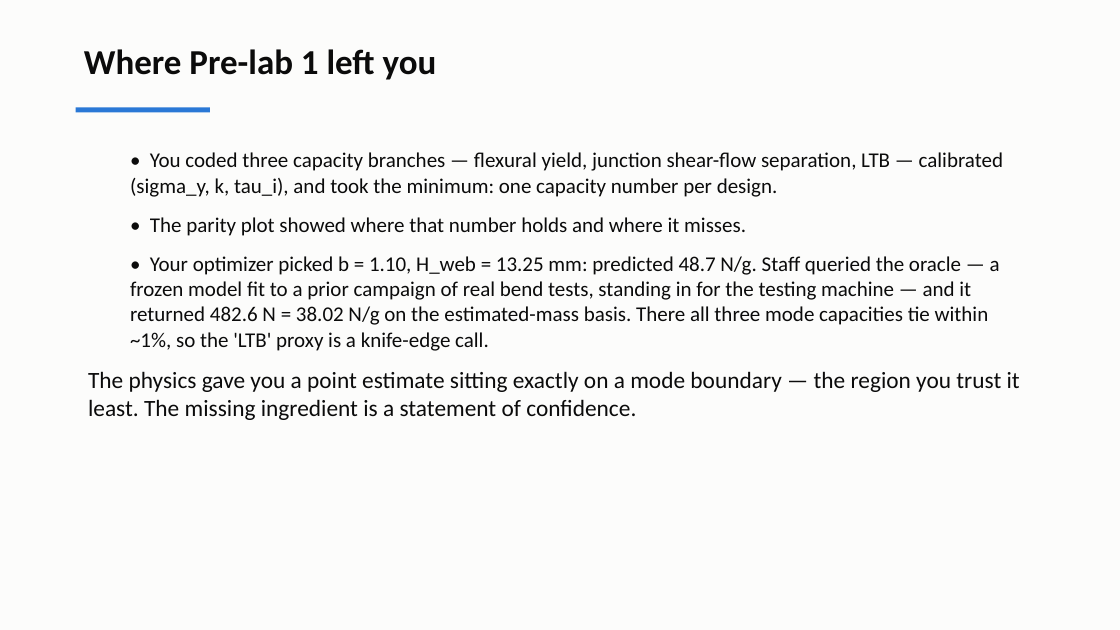
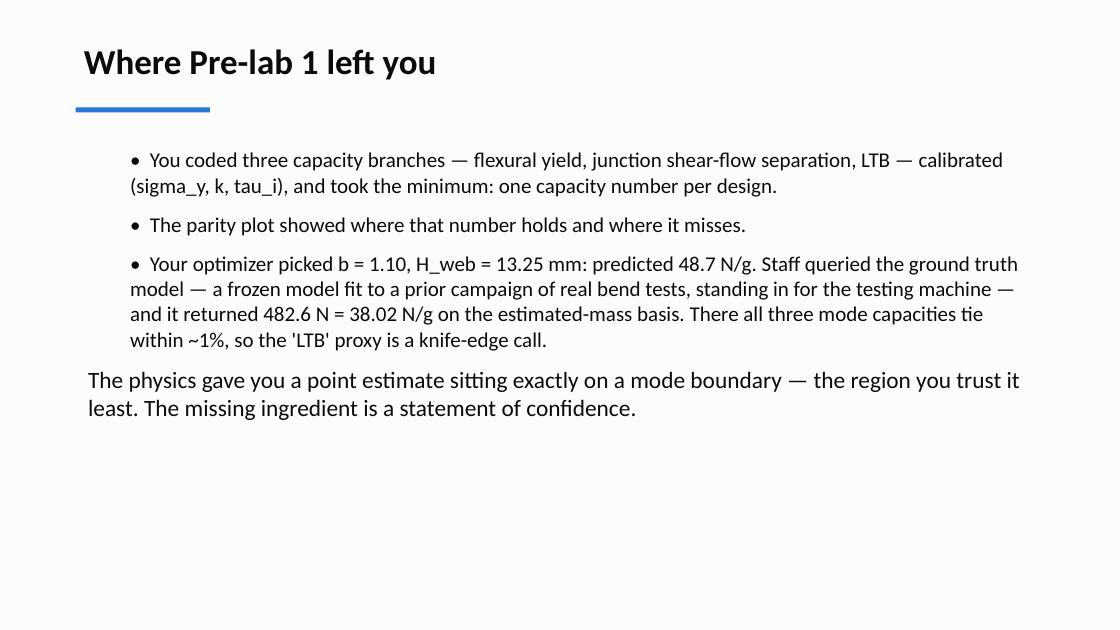
Before and after one commit to andrewvoss8-boop/core-me-data-science-activities-public, a slide deck: slide 2 of me323/Module1_drafts/ME323_Module1_Lecture2.pptx. Drawn at 1120x630 pixels with LibreOffice and Linux fonts; fonts in the diff are those of the drawing. Boxes give left, top, right and bottom in pixels: in the first picture for what was removed or moved away, otherwise in the second. Text is boxed around its words. In the diff, an @@ line names an element or a change of style, - is before the commit and + after.

```diff
--- a/me323/Module1_drafts/ME323_Module1_Lecture2.pptx
+++ b/me323/Module1_drafts/ME323_Module1_Lecture2.pptx
@@ text at (130,256,1018,351): text changed @@
-  • Your optimizer picked b = 1.10, H_web = 13.25 mm: predicted 48.7 N/g. Staff queried the oracle — a frozen model fit to a prior campaign of real bend tests, standing in for the testing machine — and it returned 482.6 N = 38.02 N/g on the estimated-mass basis. There all three mode capacities tie within ~1%, so the 'LTB' proxy is a knife-edge call.
+  • Your optimizer picked b = 1.10, H_web = 13.25 mm: predicted 48.7 N/g. Staff queried the ground truth model — a frozen model fit to a prior campaign of real bend tests, standing in for the testing machine — and it returned 482.6 N = 38.02 N/g on the estimated-mass basis. There all three mode capacities tie within ~1%, so the 'LTB' proxy is a knife-edge call.
```
Also in this commit, not shown: 3 other slides changed, 20 other files.
